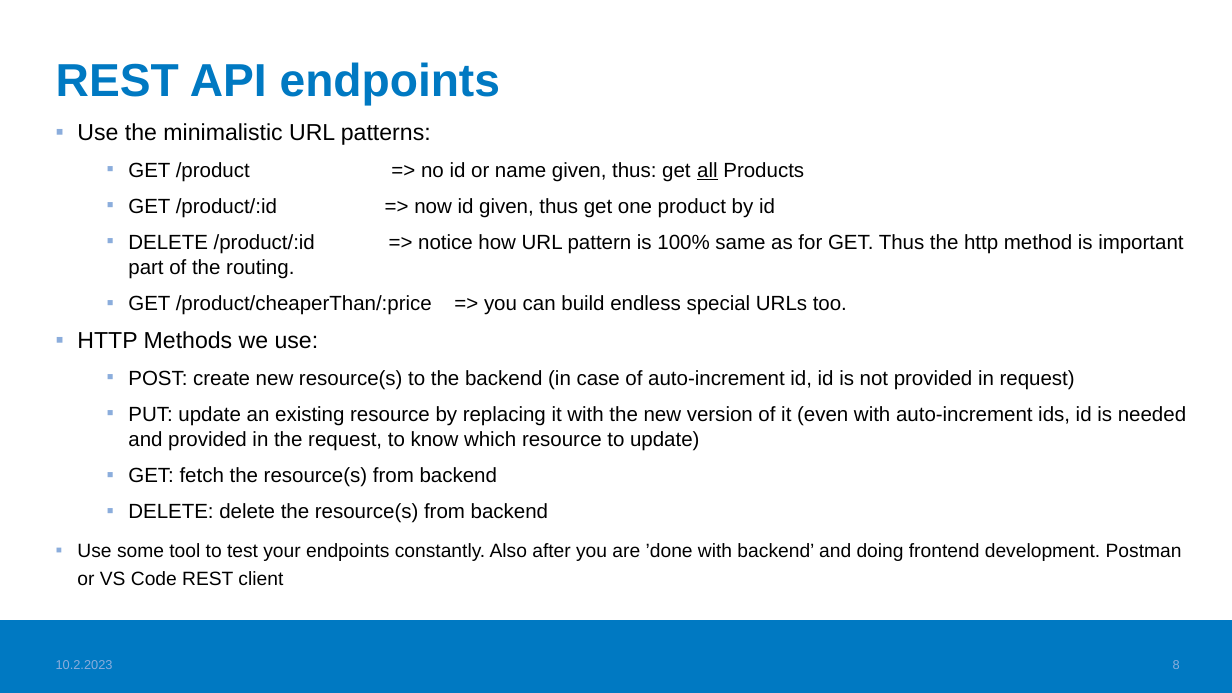
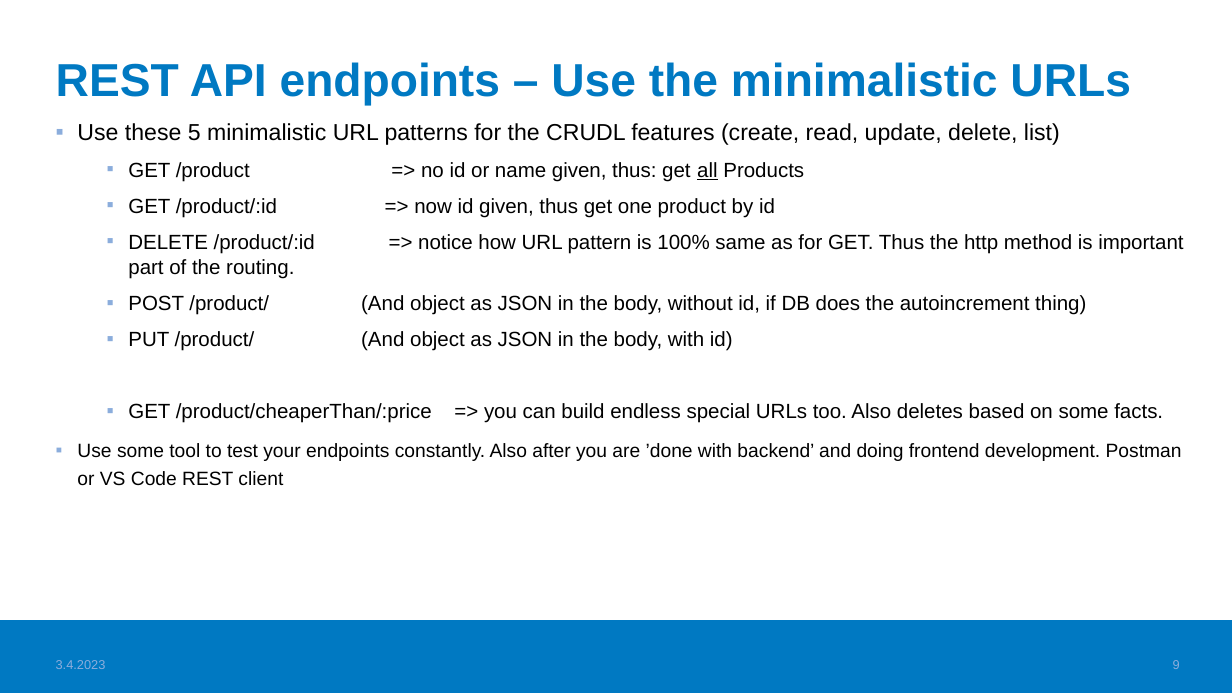
Before and after one commit to haagahelia/ohke-teknologiat, a slide deck: slide 9 of 05_es6_node/NodeJS_demo/02_nodejs/NodeJS.pptx (slide 8 before the commit). Drawn at 1232x693 pixels with LibreOffice and Linux fonts; fonts in the diff are those of the drawing; background and template pictures are left out. Boxes give left, top, right and bottom in pixels: in the first picture for what was removed or moved away, otherwise in the second. Text is boxed around its words. In the diff, an @@ line names an element or a change of style, - is before the commit and + after.

Commit message:
Writing the minimalistic REST API URL patterns explicitly to the doc

```diff
--- a/05_es6_node/NodeJS_demo/02_nodejs/NodeJS.pptx
+++ b/05_es6_node/NodeJS_demo/02_nodejs/NodeJS.pptx
@@ title at box(56, 62, 1131, 106): text changed @@
-REST API endpoints
+REST API endpoints – Use the minimalistic URLs
@@ text at box(77, 123, 1060, 145): text changed @@
-▪ Use the minimalistic URL patterns:
+▪ Use these 5 minimalistic URL patterns for the CRUDL features (create, read, update, delete, list)
@@ text at box(128, 295, 1163, 423): text changed @@
-  ▪ GET /product/cheaperThan/:price => you can build endless special URLs too.
-▪ HTTP Methods we use:
-  ▪ POST: create new resource(s) to the backend (in case of auto-increment id, id is not provided in request)
-  ▪ PUT: update an existing resource by replacing it with the new version of it (even with auto-increment ids, id is needed and provided in the request, to know which resource to update)
-  ▪ GET: fetch the resource(s) from backend
-  ▪ DELETE: delete the resource(s) from backend
+  ▪ POST /product/ (And object as JSON in the body, without id, if DB does the autoincrement thing)
+  ▪ PUT /product/ (And object as JSON in the body, with id)
+  ▪ GET /product/cheaperThan/:price => you can build endless special URLs too. Also deletes based on some facts.
@@ text at box(56, 660, 106, 669): text changed @@
-10.2.2023
+3.4.2023
```
Also in this commit, not shown: 7 other slides changed, 1 slide added, 1 other file.
